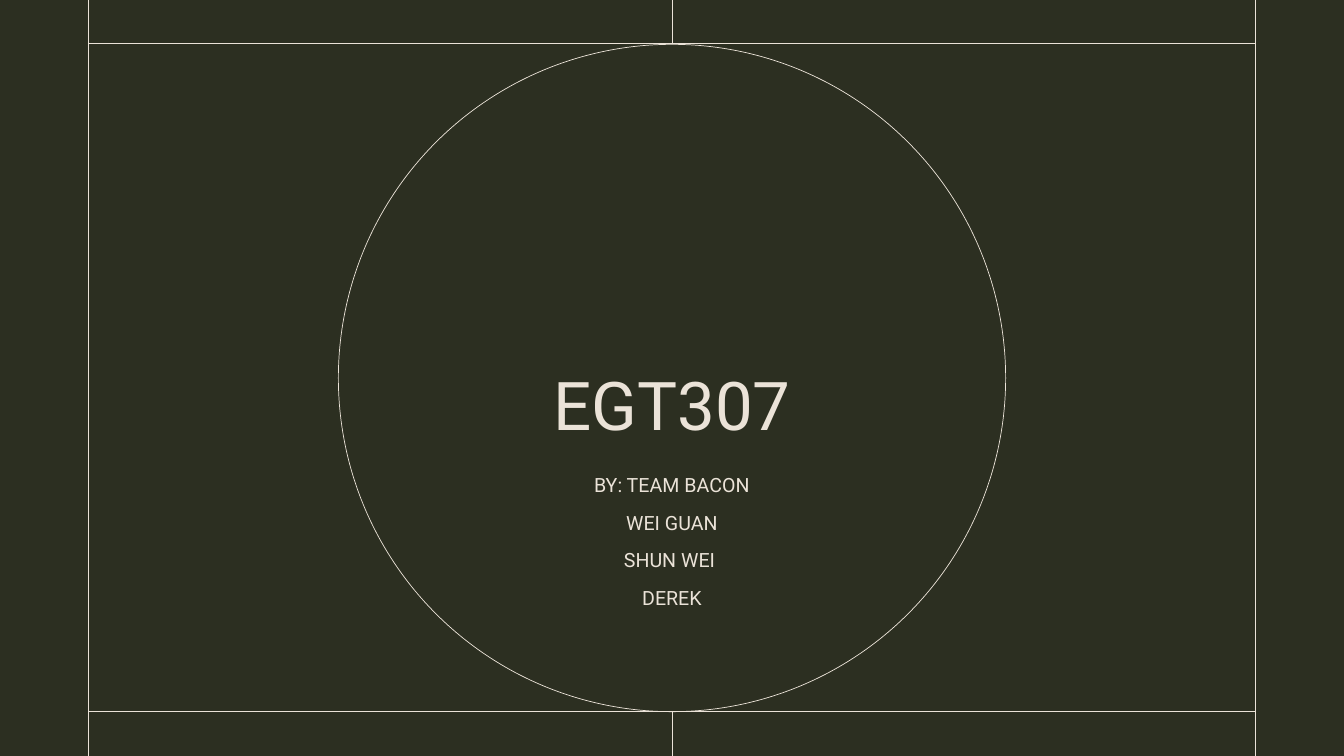
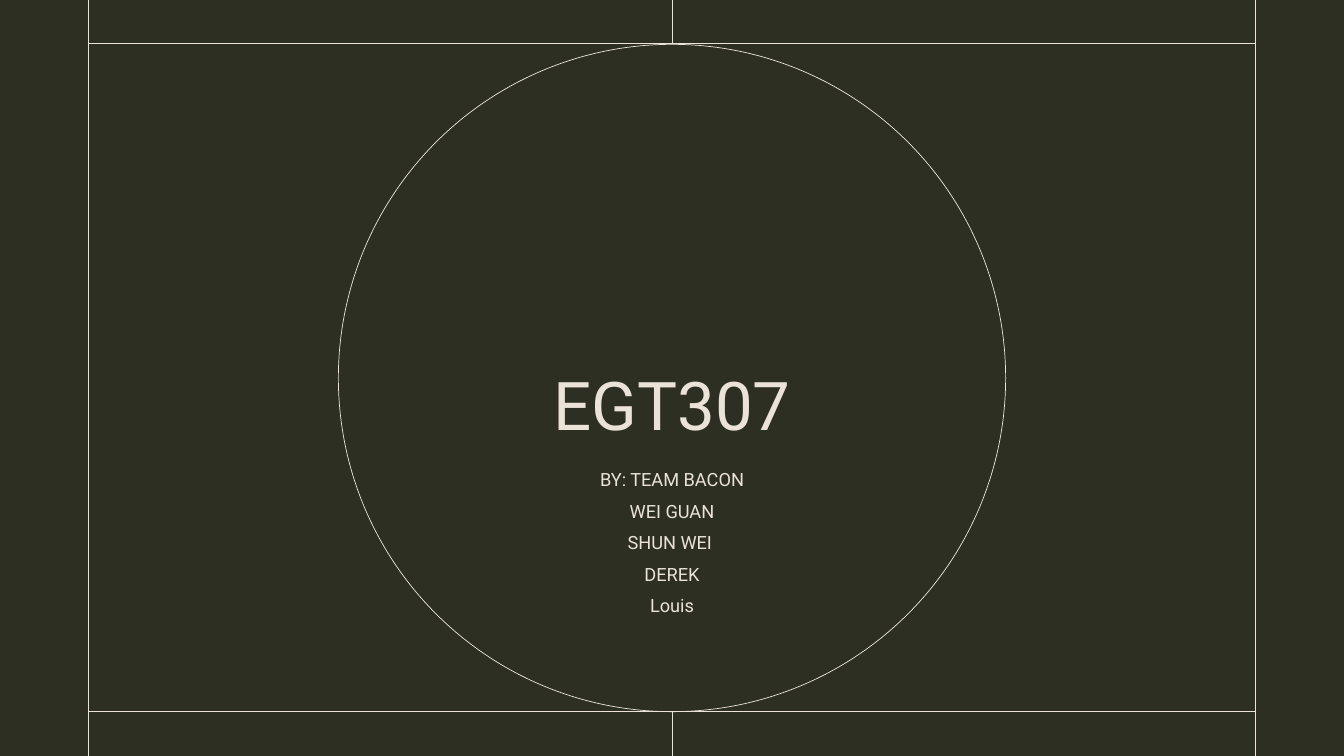
Before and after one commit to cucucumber789-svg/EGT307_T2_Bacon, a slide deck: slide 1 of EGT307 PRESENTATION.pptx. Drawn at 1344x756 pixels with LibreOffice and Linux fonts; fonts in the diff are those of the drawing. Boxes give left, top, right and bottom in pixels: in the first picture for what was removed or moved away, otherwise in the second. Text is boxed around its words. In the diff, an @@ line names an element or a change of style, - is before the commit and + after.

```diff
--- a/EGT307 PRESENTATION.pptx
+++ b/EGT307 PRESENTATION.pptx
@@ subtitle at (600, 473, 744, 581): size 14 to 12.9 pt in "BY: TEAM BACON", "WEI GUAN", "SHUN WEI", "DEREK"; line spacing 1 to 0.8 @@
@@ subtitle at (650, 599, 694, 612): paragraph added @@
+Louis
```
Also in this commit, not shown: 6 other slides changed, 2 other files.
